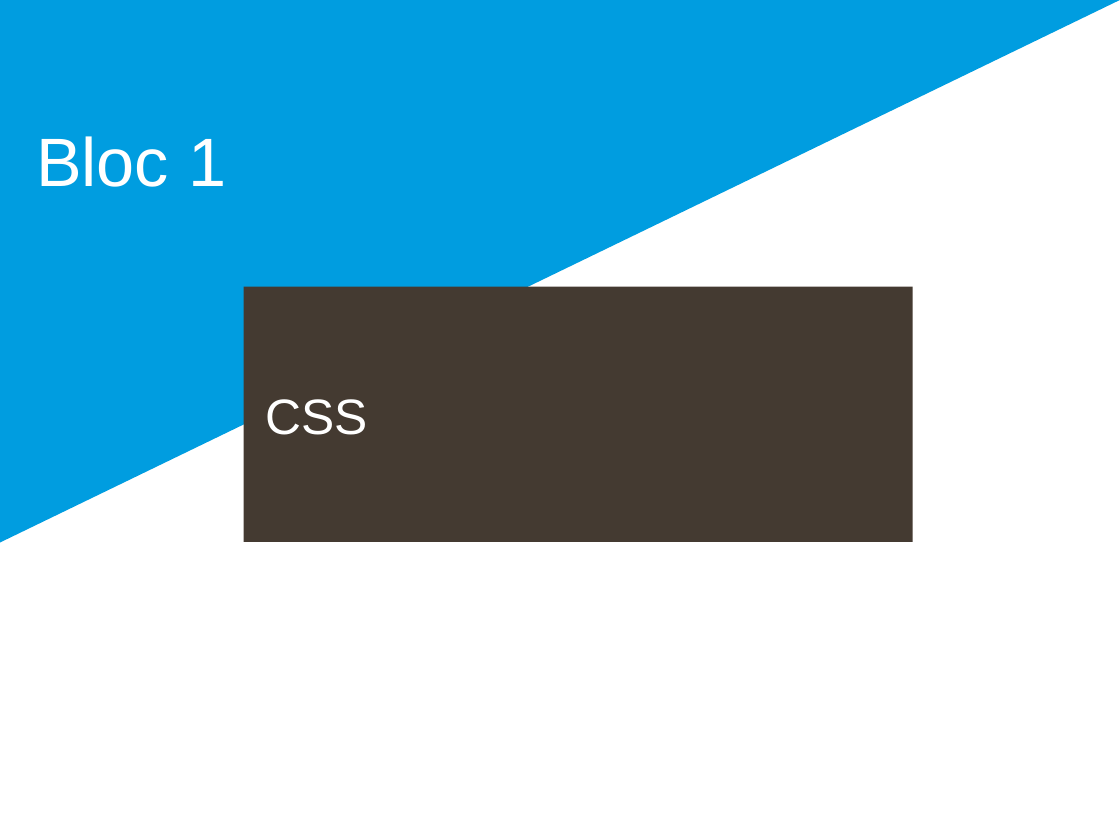
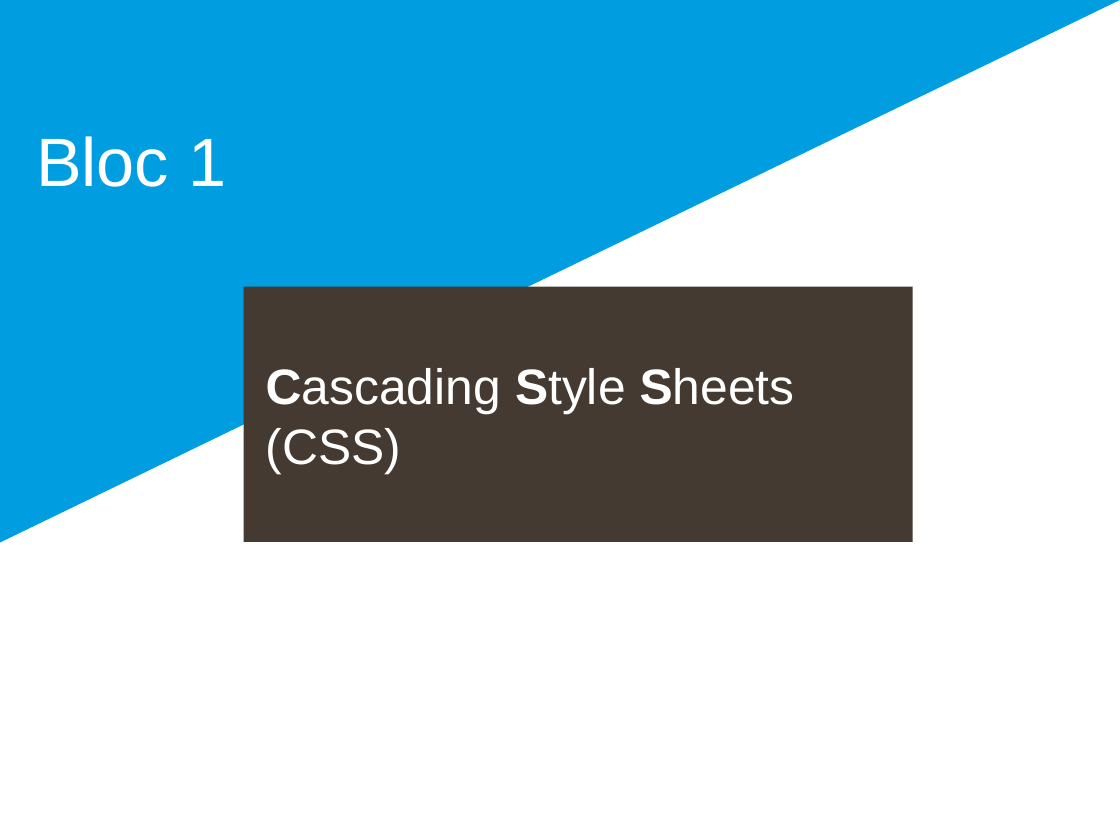
Before and after one commit to diu-uf-bordeaux/bloc1, a slide deck: slide 2 of web/3-CSS/css.pptx. Drawn at 1120x840 pixels with LibreOffice and Linux fonts; fonts in the diff are those of the drawing; background and template pictures are left out. Boxes give left, top, right and bottom in pixels: in the first picture for what was removed or moved away, otherwise in the second. Text is boxed around its words. In the diff, an @@ line names an element or a change of style, - is before the commit and + after.

```diff
--- a/web/3-CSS/css.pptx
+++ b/web/3-CSS/css.pptx
@@ subtitle at [266, 368, 795, 474]: text changed @@
-CSS
+Cascading Style Sheets (CSS)
```
Also in this commit, not shown: 8 other slides changed, 11 slides added, 5 slides removed, 1 other file.
